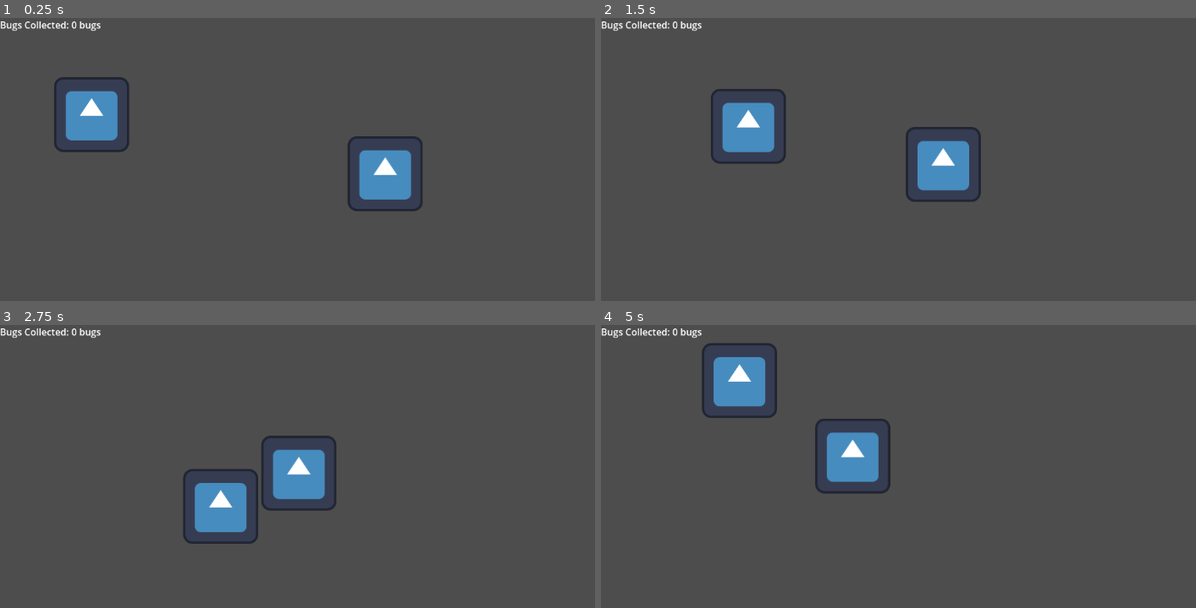
Above: before the commit, frames 1-4 (two rows, left to right).
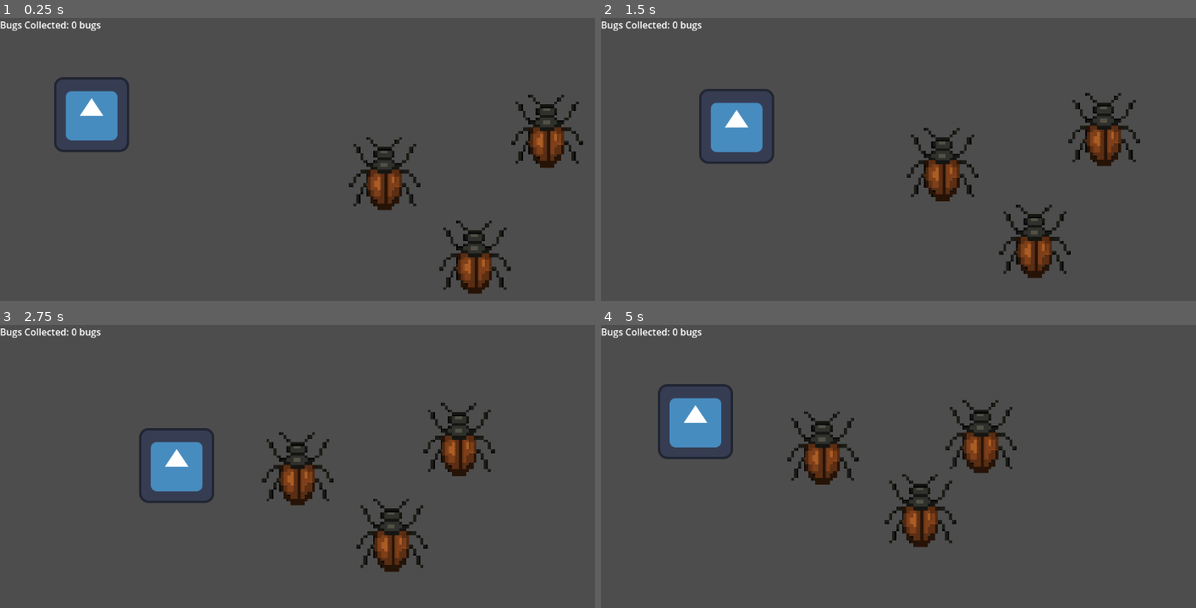
Above: after the commit, the same moments.

Repository: AndrewSwartzz/bad-project
Game: Godot game, scene res://scene3.tscn
Two runs of this game, one before a commit and one after it. Both use one fixed random seed, a clock stepped at 60 frames per second and the inputs below. The engine's default icon, where the game draws it, is replaced by a stand-in: a white triangle on a blue panel in a dark square.
Inputs:
- Up to frame 1 (0.25 s): no input
- Up to frame 2 (1.5 s): hold Right (ui_right) 0.53-1.28 s; tap E (interact) at 0.6, 1.35 s; hold Down (ui_down) from 1.28 s (still down)
- Up to frame 3 (2.75 s): release Down (ui_down) at 2.03 s; hold Right (ui_right) from 2.03 s (still down); tap E (interact) at 2.1 s
- Up to frame 4 (5 s): release Right (ui_right) at 2.78 s; hold Up (ui_up) 2.78-3.53 s; tap E (interact) at 2.85, 3.6, 4.35 s; hold Left (ui_left) from 3.53 s (still down)

The runs differ from the first frame. In frame 1, 5.0% of the frame differs, in the area x 58-99%, y 27-98%; in frame 2, 6.4%; in frame 3, 8.8%; in frame 4, 9.2%, in the area x 9-70%, y 6-79%.
Error before the commit: Invalid access to property or key 'global_position' on a base object of type 'null instance'. (res://player.gd:33)

Commit message:
actually working

Diff:
--- /dev/null
+++ b/door.gd
@@ -0,0 +1,37 @@
+extends Area2D
+
+var unlocked = false
+var player_near = false
+
+@onready var escape_label = get_parent().get_node("CanvasLayer/EscapeLabel")
+
+
+func _ready():
+	visible = false
+	monitoring = false
+
+	# hide message at start
+	escape_label.visible = false
+
+
+func unlock():
+	unlocked = true
+	visible = true
+	monitoring = true
+
+
+func _on_body_entered(body):
+	if body.is_in_group("player"):
+		player_near = true
+
+
+func _on_body_exited(body):
+	if body.is_in_group("player"):
+		player_near = false
+
+
+func _process(delta):
+	if unlocked and player_near:
+		if Input.is_action_just_pressed("interact"):
+			escape_label.visible = true
+			escape_label.text = "You Escaped!"
--- a/enemy.gd
+++ b/enemy.gd
@@ -1,12 +1,19 @@
 extends CharacterBody2D
 
+var speed = 60
+var health = 1
 
-var speed = 60
+@onready var player = get_parent().get_node("Player")
+
 
 func _physics_process(delta):
-	var player = get_parent().get_node("Player")
+	var direction = (player.global_position - global_position).normalized()
+	velocity = direction * speed
+	move_and_slide()
 
-	var dir = (player.global_position - global_position).normalized()
-	velocity = dir * speed
 
-	move_and_slide()
+func take_damage():
+	health -= 1
+
+	if health <= 0:
+		queue_free()
--- a/player.gd
+++ b/player.gd
@@ -7,46 +7,62 @@
 @onready var door = get_parent().get_node("Door")
 @onready var bug_label = get_parent().get_node("CanvasLayer/Label")
 
+# keeps track of nearby bug
+var nearby_bug = null
+
 
 func _physics_process(delta):
 
-	# Movement logic
+	# BAD movement logic (intentionally flawed for assignment)
 	if Input.is_action_pressed("ui_right"):
 		velocity.x = speed
 	elif Input.is_action_pressed("ui_left"):
 		velocity.x = -speed
+	else:
+		velocity.x = 0
 
 	if Input.is_action_pressed("ui_down"):
 		velocity.y = speed
 	elif Input.is_action_pressed("ui_up"):
 		velocity.y = -speed
+	else:
+		velocity.y = 0
 
 	move_and_slide()
 
 	# BAD: player controlling progression system
-	if bugs >= 4:
-		door.visible = true
-		door.monitoring = true
+	if bugs >= 3:
+		if door.has_method("unlock"):
+			door.unlock()
 
 	# BAD: player handling door interaction
 	if Input.is_action_just_pressed("interact"):
-		if global_position.distance_to(door.global_position) < 50:
-			get_tree().change_scene_to_file("res://outside.tscn")
+
+		# interact with nearby bug
+		if nearby_bug:
+			bugs += 1
+			nearby_bug.queue_free()
+			nearby_bug = null
+
+			# BAD: UI logic inside player
+			bug_label.text = "Bugs: " + str(bugs)
 
 
-func _on_area_entered(body):
 
-	# BAD: string comparisons
+
+func _on_area_2d_body_entered(body):
+		# BAD: string comparisons
 	if body.name == "enemy":
 		health -= 1
 
 		if health <= 0:
 			get_tree().reload_current_scene()
 
-	# BAD: collection logic inside player
-	if body.name == "bug":
-		bugs += 1
-		body.queue_free()
+	if body.is_in_group("bug"):
+		nearby_bug = body
 
-	# BAD: UI logic inside player
-	bug_label.text = "Bugs: " + str(bugs)
+
+
+func _on_area_2d_body_exited(body):
+	if body == nearby_bug:
+		nearby_bug = null
--- a/scene1.tscn
+++ b/scene1.tscn
@@ -1,16 +1,29 @@
-[gd_scene load_steps=4 format=3 uid="uid://d1imrp7w0wf0h"]
+[gd_scene load_steps=5 format=3 uid="uid://d1imrp7w0wf0h"]
 
 [ext_resource type="Script" uid="uid://0kiuia0878q8" path="res://enemy.gd" id="1_rnpve"]
-[ext_resource type="Texture2D" uid="uid://dypida6fn1qh3" path="res://icon.svg" id="2_p20re"]
+[ext_resource type="Texture2D" uid="uid://d1lu2hkvqget2" path="res://make-a-pixel-art-of-a-bug-64x-64x64-pixel-art-5ffa.png" id="2_p20re"]
 
 [sub_resource type="RectangleShape2D" id="RectangleShape2D_p20re"]
 size = Vector2(124, 126)
+
+[sub_resource type="RectangleShape2D" id="RectangleShape2D_m2sqd"]
+size = Vector2(139, 151)
 
 [node name="Node2D" type="CharacterBody2D"]
 script = ExtResource("1_rnpve")
 
 [node name="Sprite2D" type="Sprite2D" parent="."]
+position = Vector2(-1.0000005, 2.861023e-06)
+scale = Vector2(0.12828948, 0.12171054)
 texture = ExtResource("2_p20re")
 
 [node name="CollisionShape2D" type="CollisionShape2D" parent="."]
 shape = SubResource("RectangleShape2D_p20re")
+
+[node name="Area2D" type="Area2D" parent="." groups=["bug"]]
+
+[node name="CollisionShape2D" type="CollisionShape2D" parent="Area2D"]
+position = Vector2(-0.5, -1.5)
+shape = SubResource("RectangleShape2D_m2sqd")
+
+[connection signal="body_entered" from="Area2D" to="." method="_on_area_2d_body_entered"]
--- a/scene2.tscn
+++ b/scene2.tscn
@@ -1,10 +1,13 @@
-[gd_scene load_steps=4 format=3 uid="uid://cftsqngl8o60v"]
+[gd_scene load_steps=5 format=3 uid="uid://cftsqngl8o60v"]
 
 [ext_resource type="Script" uid="uid://c3t37orvimw88" path="res://player.gd" id="1_g28hq"]
 [ext_resource type="Texture2D" uid="uid://dypida6fn1qh3" path="res://icon.svg" id="2_3hvph"]
 
 [sub_resource type="RectangleShape2D" id="RectangleShape2D_3hvph"]
 size = Vector2(126, 127)
+
+[sub_resource type="RectangleShape2D" id="RectangleShape2D_8dm54"]
+size = Vector2(135, 143)
 
 [node name="Node2D" type="CharacterBody2D"]
 script = ExtResource("1_g28hq")
@@ -15,3 +18,12 @@
 [node name="CollisionShape2D" type="CollisionShape2D" parent="."]
 position = Vector2(0, 0.5)
 shape = SubResource("RectangleShape2D_3hvph")
+
+[node name="Area2D" type="Area2D" parent="."]
+
+[node name="CollisionShape2D" type="CollisionShape2D" parent="Area2D"]
+position = Vector2(-0.5, -1.5)
+shape = SubResource("RectangleShape2D_8dm54")
+
+[connection signal="body_entered" from="Area2D" to="." method="_on_area_2d_body_entered"]
+[connection signal="body_exited" from="Area2D" to="." method="_on_area_2d_body_exited"]
--- a/scene3.tscn
+++ b/scene3.tscn
@@ -1,15 +1,26 @@
-[gd_scene load_steps=3 format=3 uid="uid://cjgwrhma3y0bc"]
+[gd_scene load_steps=6 format=3 uid="uid://cjgwrhma3y0bc"]
 
 [ext_resource type="PackedScene" uid="uid://cftsqngl8o60v" path="res://scene2.tscn" id="1_h1qgm"]
 [ext_resource type="PackedScene" uid="uid://d1imrp7w0wf0h" path="res://scene1.tscn" id="2_3n8p1"]
+[ext_resource type="Script" uid="uid://gneby0ugxwnc" path="res://door.gd" id="3_81rhu"]
+[ext_resource type="Texture2D" uid="uid://bmoj0pwxarhxd" path="res://Door 8.png" id="3_rb2qb"]
+
+[sub_resource type="RectangleShape2D" id="RectangleShape2D_81rhu"]
+size = Vector2(69, 119)
 
 [node name="game" type="Node2D"]
 
-[node name="Player" parent="." instance=ExtResource("1_h1qgm")]
+[node name="Player" parent="." groups=["player"] instance=ExtResource("1_h1qgm")]
 position = Vector2(156, 165)
 
-[node name="Node2D" parent="." instance=ExtResource("2_3n8p1")]
+[node name="bug" parent="." groups=["bug"] instance=ExtResource("2_3n8p1")]
 position = Vector2(671, 269)
+
+[node name="bug2" parent="." groups=["bug"] instance=ExtResource("2_3n8p1")]
+position = Vector2(824, 414)
+
+[node name="bug3" parent="." groups=["bug"] instance=ExtResource("2_3n8p1")]
+position = Vector2(948, 194)
 
 [node name="CanvasLayer" type="CanvasLayer" parent="."]
 
@@ -17,3 +28,25 @@
 offset_right = 40.0
 offset_bottom = 23.0
 text = "Bugs Collected: 0 bugs"
+
+[node name="EscapeLabel" type="Label" parent="CanvasLayer"]
+offset_left = 530.0
+offset_top = 93.0
+offset_right = 632.0
+offset_bottom = 116.0
+text = "You Escaped!"
+
+[node name="Door" type="Area2D" parent="."]
+script = ExtResource("3_81rhu")
+
+[node name="Sprite2D" type="Sprite2D" parent="Door"]
+position = Vector2(442.5, 170.75)
+scale = Vector2(1.2884616, 1.1923077)
+texture = ExtResource("3_rb2qb")
+
+[node name="CollisionShape2D" type="CollisionShape2D" parent="Door"]
+position = Vector2(441.5, 170.5)
+shape = SubResource("RectangleShape2D_81rhu")
+
+[connection signal="body_entered" from="Door" to="Door" method="_on_body_entered"]
+[connection signal="body_exited" from="Door" to="Door" method="_on_body_exited"]
Binary file added: Door 8.png
Not shown, added: Door 8.png.import
Not shown, added: door.gd.uid
Binary file added: make-a-pixel-art-of-a-bug-64x-64x64-pixel-art-5ffa.png
Not shown, added: make-a-pixel-art-of-a-bug-64x-64x64-pixel-art-5ffa.png.import
